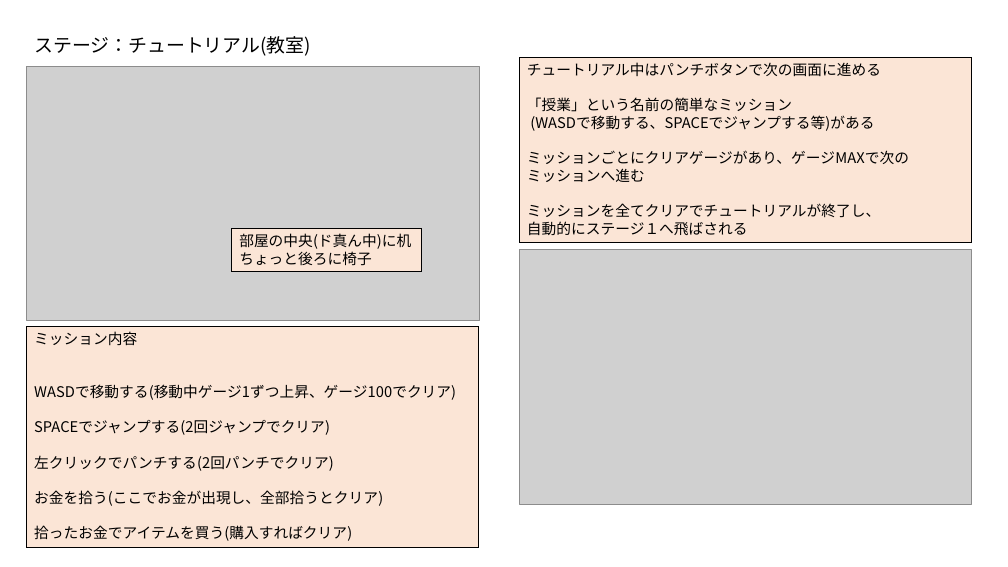
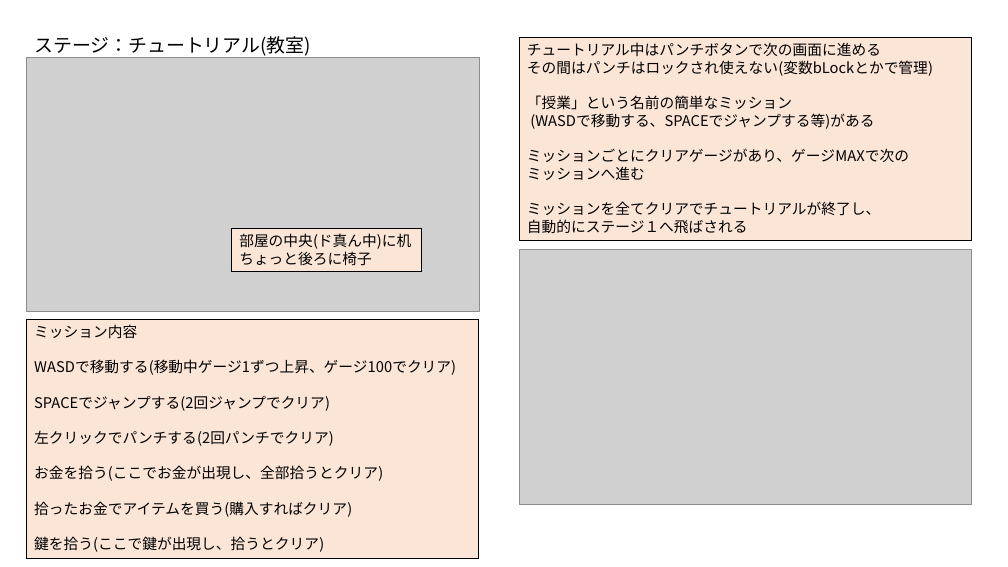
Before and after one commit to RenMitsuhashi/ToiletGame, a slide deck: slide 8 of 先トイ_仕様書.pptx. Drawn at 1008x567 pixels with LibreOffice and Linux fonts; fonts in the diff are those of the drawing; grey boxes stand for pictures. Boxes give left, top, right and bottom in pixels: in the first picture for what was removed or moved away, otherwise in the second. Text is boxed around its words. In the diff, an @@ line names an element or a change of style, - is before the commit and + after.

```diff
--- a/先トイ_仕様書.pptx
+++ b/先トイ_仕様書.pptx
@@ picture: place and size @@
-picture at <box>26,67,479,321</box>
+picture at <box>26,57,479,311</box>
@@ rectangle "チュートリアル中はパンチボタンで次の画面に進める": place and size @@
-rectangle "チュートリアル中はパンチボタンで次の画面に進める" at <box>520,57,972,243</box>
+rectangle "チュートリアル中はパンチボタンで次の画面に進める" at <box>520,37,972,240</box>
@@ text in rectangle at <box>527,60,933,76</box>: paragraph added @@
+その間はパンチはロックされ使えない(変数bLockとかで管理)
@@ rectangle "ミッション内容": place and size @@
-rectangle "ミッション内容" at <box>26,327,479,548</box>
+rectangle "ミッション内容" at <box>26,319,479,558</box>
@@ text in rectangle at <box>34,536,324,552</box>: paragraph added @@
+鍵を拾う(ここで鍵が出現し、拾うとクリア)
```
Also in this commit, not shown: 4 other slides changed, 6 slides added, 1 slide removed, 5 other files.
